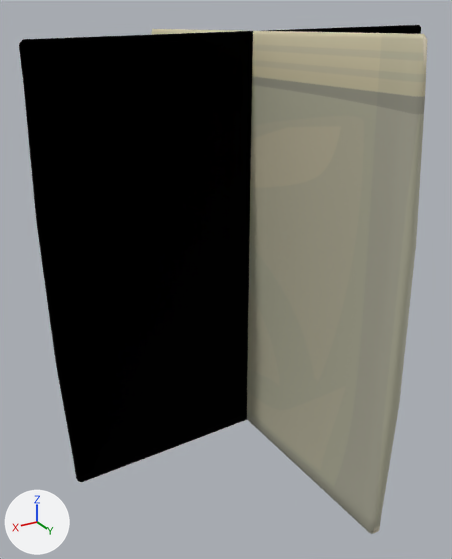
Before and after pictures for a commit that changed the glTF model models/primary/grip-seal-bag.glb.
Camera for both pictures: a 50 mm camera at (0.161, 0.243, 0.108) aimed at (0.014, -0.001, -0.014). Every picture has the same lights, and +X, +Y and +Z are marked at lower left. The picture after the commit comes second. Where no turn or scale is listed for an object, it has been applied to the vertices.

Objects in the first picture: 'Grrip-sea-bag-bio', 'grip-seal-bag-primary'.
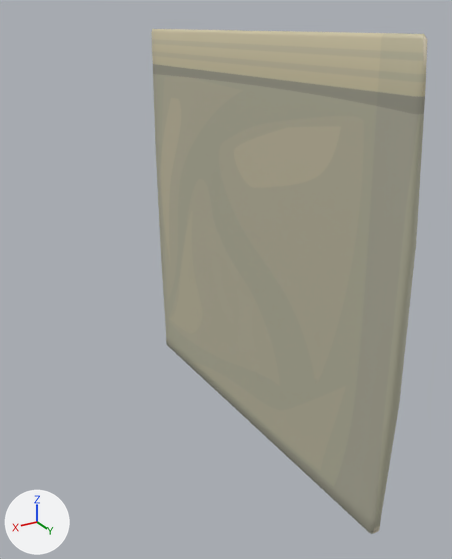
The change in detail:
Object 'Grrip-sea-bag-bio' (ob_grrip_sea_bag_bio) is deleted.

What differs and where, as boxes [x1, y1, x2, y2] in the pictures (452 x 559 px):
'Grrip-sea-bag-bio', deleted (black)
    before: [19, 25, 421, 482]
